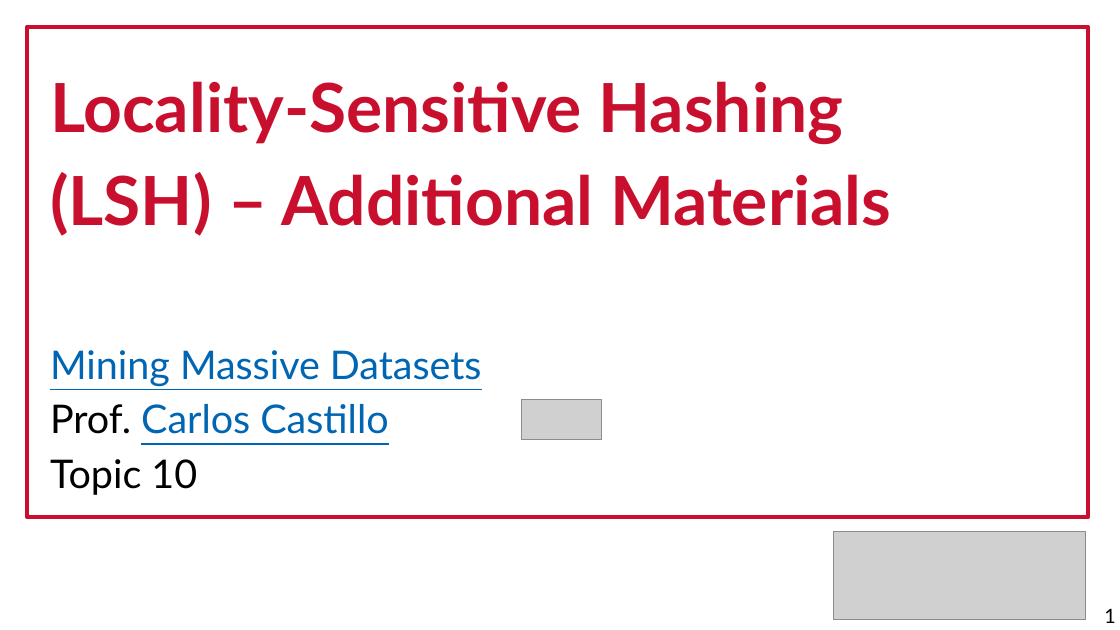
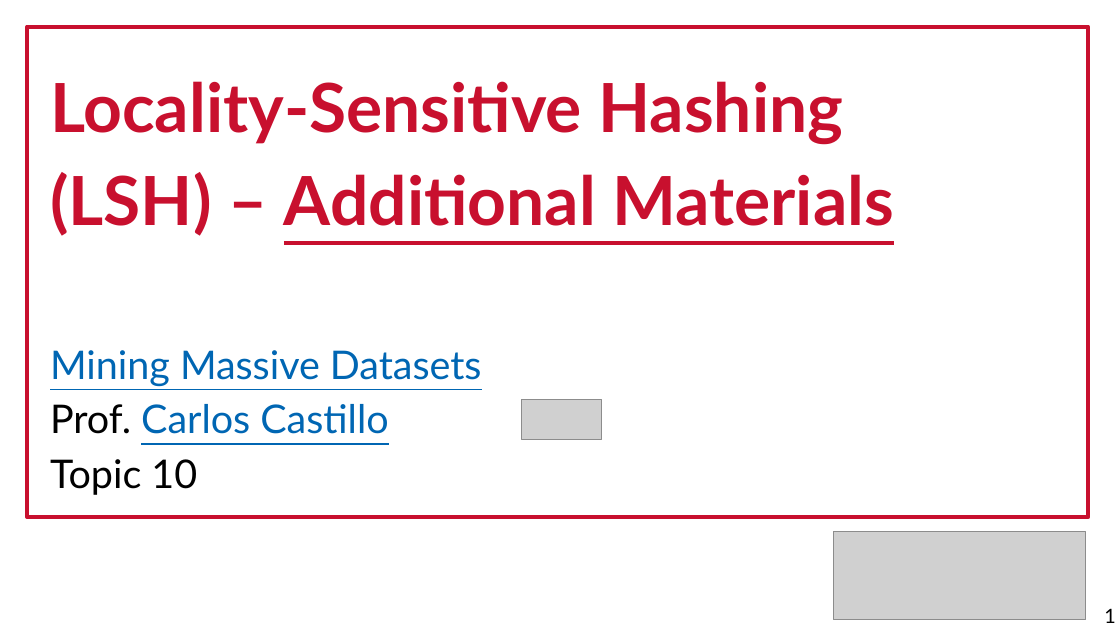
Before and after one commit to chatox/data-mining-course, a slide deck: slide 1 of theory/odp/tt10_locality_sensitive_hashing_additional.odp. Drawn at 1120x630 pixels with LibreOffice and Linux fonts; fonts in the diff are those of the drawing; grey boxes stand for pictures. Boxes give left, top, right and bottom in pixels: in the first picture for what was removed or moved away, otherwise in the second. Text is boxed around its words. In the diff, an @@ line names an element or a change of style, - is before the commit and + after.

```diff
--- a/theory/odp/tt10_locality_sensitive_hashing_additional.odp
+++ b/theory/odp/tt10_locality_sensitive_hashing_additional.odp
@@ text at [50,172,893,236]: underline on in "Additional Materials" @@
```
Also in this commit, not shown: 5 other files.
